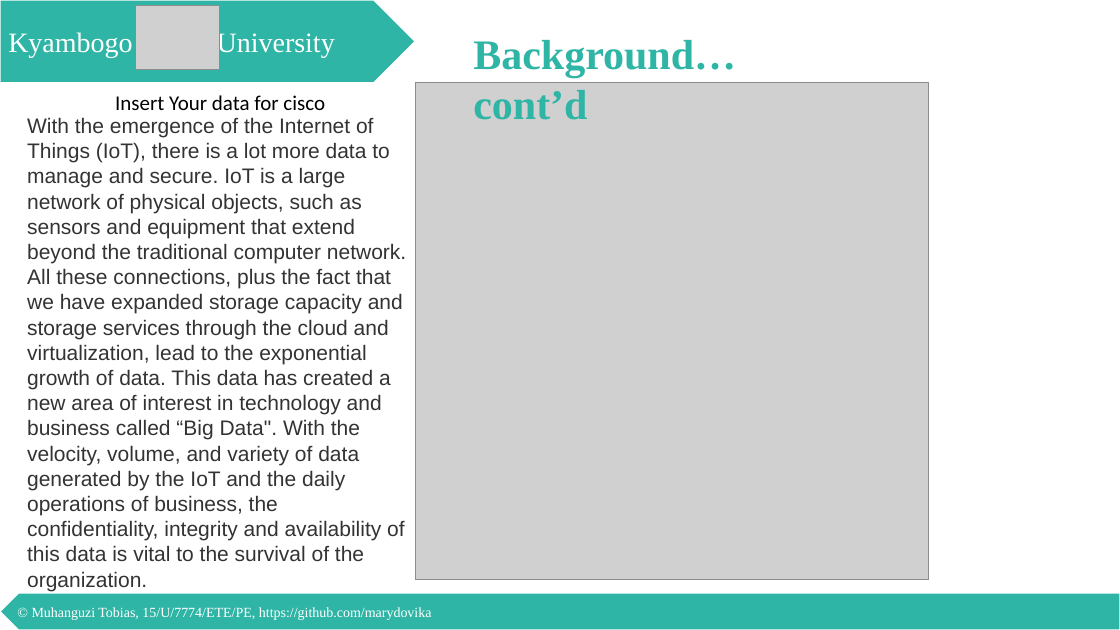
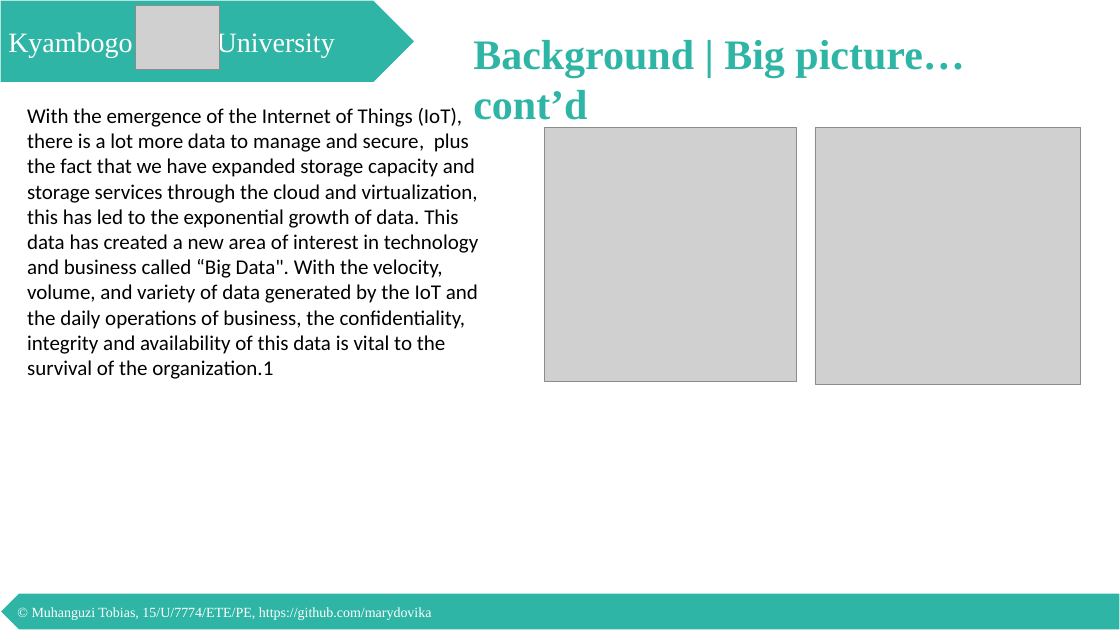
Before and after one commit to marydovika/Cyber-Security-Project-for-5G-IoT-Cloud-NFC, a slide deck: slide 8 of presentations/proposalPresentation.pptx. Drawn at 1120x630 pixels with LibreOffice and Linux fonts; fonts in the diff are those of the drawing; grey boxes stand for pictures. Boxes give left, top, right and bottom in pixels: in the first picture for what was removed or moved away, otherwise in the second. Text is boxed around its words. In the diff, an @@ line names an element or a change of style, - is before the commit and + after.

```diff
--- a/presentations/proposalPresentation.pptx
+++ b/presentations/proposalPresentation.pptx
@@ text at [473, 40, 964, 120]: text changed @@
-Background…cont’d
+Background | Big picture…cont’d
@@ text at [27, 108, 478, 379]: text changed; font Arial to Calibri; text colour #333333 to #000000 @@
-With the emergence of the Internet of Things (IoT), there is a lot more data to manage and secure. IoT is a large network of physical objects, such as sensors and equipment that extend beyond the traditional computer network. All these connections, plus the fact that we have expanded storage capacity and storage services through the cloud and virtualization, lead to the exponential growth of data. This data has created a new area of interest in technology and business called “Big Data". With the velocity, volume, and variety of data generated by the IoT and the daily operations of business, the confidentiality, integrity and availability of this data is vital to the survival of the organization.
+With the emergence of the Internet of Things (IoT), there is a lot more data to manage and secure, plus the fact that we have expanded storage capacity and storage services through the cloud and virtualization, this has led to the exponential growth of data. This data has created a new area of interest in technology and business called “Big Data". With the velocity, volume, and variety of data generated by the IoT and the daily operations of business, the confidentiality, integrity and availability of this data is vital to the survival of the organization.1
@@ text removed at [115, 95, 325, 110] @@
-Insert Your data for cisco
@@ picture added at [544, 128, 797, 382] @@
@@ picture: place and size @@
-picture at [415, 83, 928, 580]
+picture at [815, 128, 1081, 384]
```
Also in this commit, not shown: 26 other slides changed.
